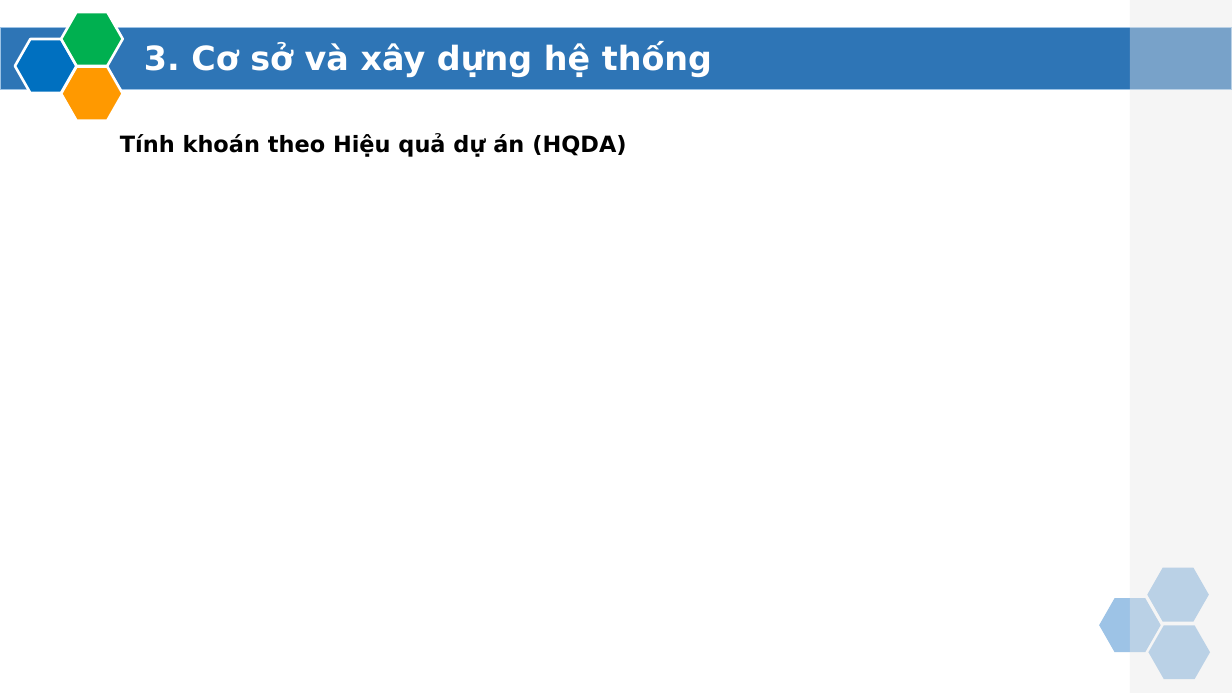
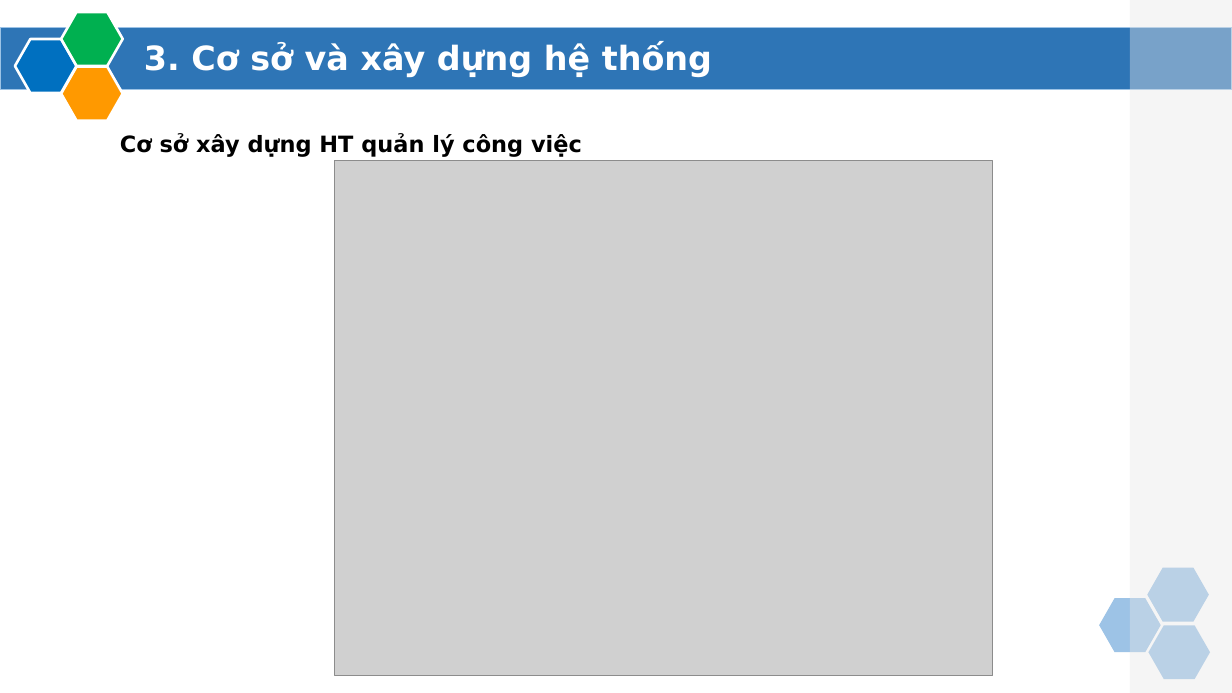
Before and after one commit to sonnc/LuanVan_SonNC_CA190141, a slide deck: slide 15 of LvThs.PPTX (slide 12 before the commit). Drawn at 1232x693 pixels with LibreOffice and Linux fonts; fonts in the diff are those of the drawing; grey boxes stand for pictures; background and template pictures are left out. Boxes give left, top, right and bottom in pixels: in the first picture for what was removed or moved away, otherwise in the second. Text is boxed around its words. In the diff, an @@ line names an element or a change of style, - is before the commit and + after.

```diff
--- a/LvThs.PPTX
+++ b/LvThs.PPTX
@@ text at [120,133,582,157]: text changed @@
-Tính khoán theo Hiệu quả dự án (HQDA)
+Cơ sở xây dựng HT quản lý công việc
@@ picture added at [335,161,994,676] @@
```
Also in this commit, not shown: 12 other slides changed, 17 slides added, 4 slides removed, 47 other files.
